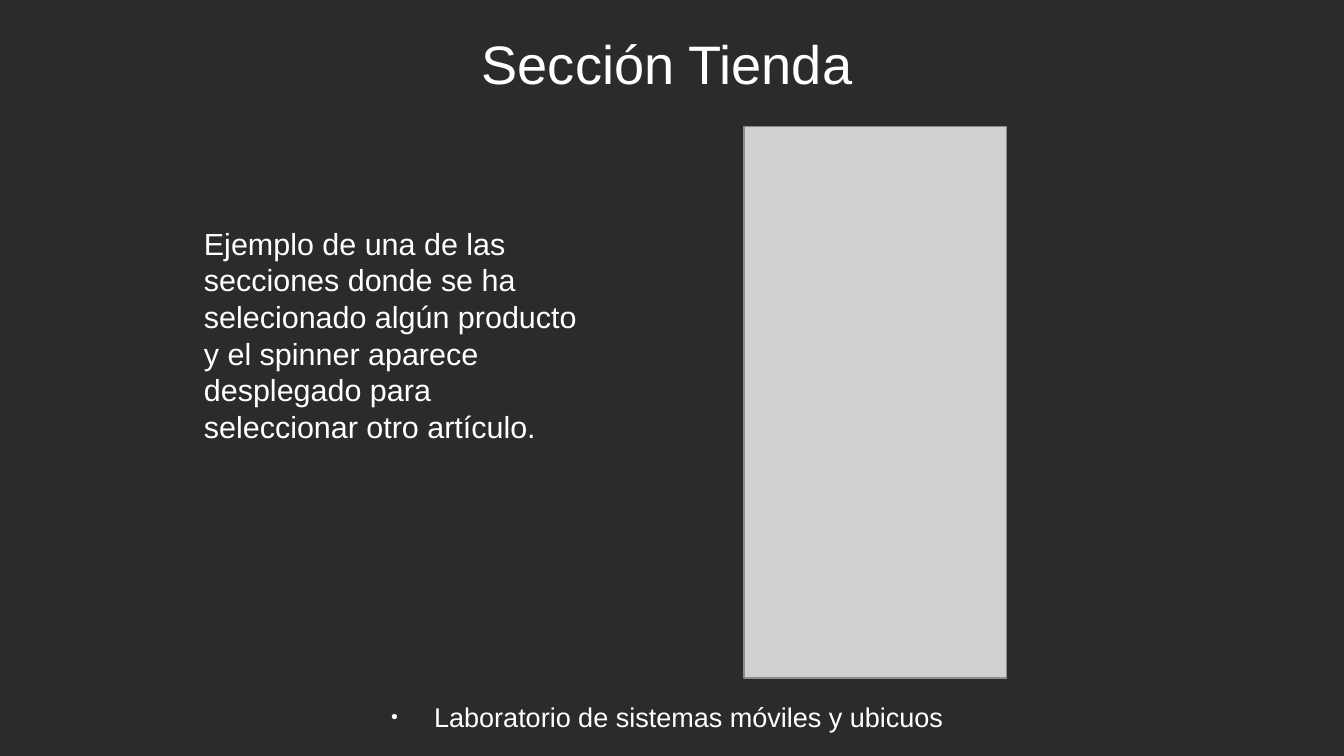
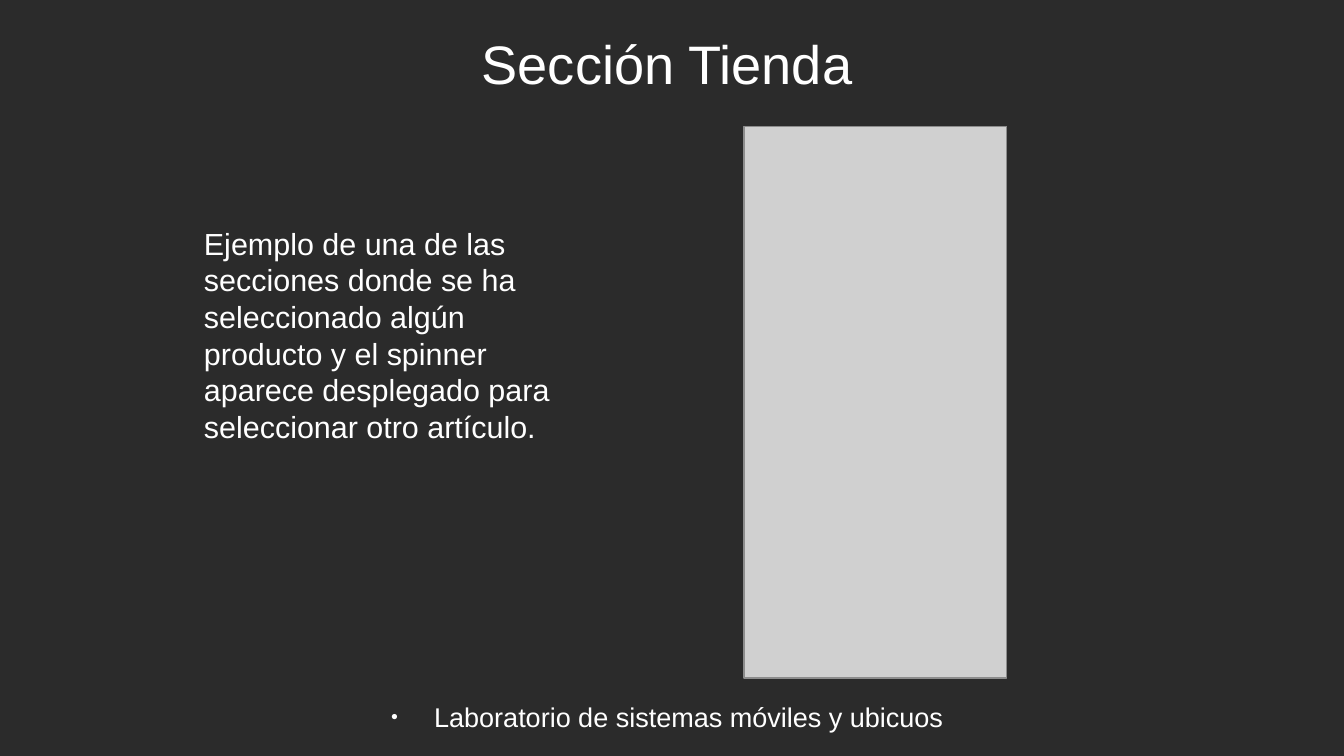
Before and after one commit to rubenmr13/PracticaFinal-LSMU, a slide deck: slide 5 of ProyectoFinal.odp. Drawn at 1344x756 pixels with LibreOffice and Linux fonts; fonts in the diff are those of the drawing; grey boxes stand for pictures; background and template pictures are left out; a plain dark background stands for a picture behind light text. Boxes give left, top, right and bottom in pixels: in the first picture for what was removed or moved away, otherwise in the second. Text is boxed around its words. In the diff, an @@ line names an element or a change of style, - is before the commit and + after.

```diff
--- a/ProyectoFinal.odp
+++ b/ProyectoFinal.odp
@@ text at (204, 233, 549, 439): text changed @@
-Ejemplo de una de las secciones donde se ha selecionado algún producto y el spinner aparece desplegado para seleccionar otro artículo.
+Ejemplo de una de las secciones donde se ha seleccionado algún producto y el spinner aparece desplegado para seleccionar otro artículo.
```
Also in this commit, not shown: 14 other slides changed, 1 slide added, 1 other file.
